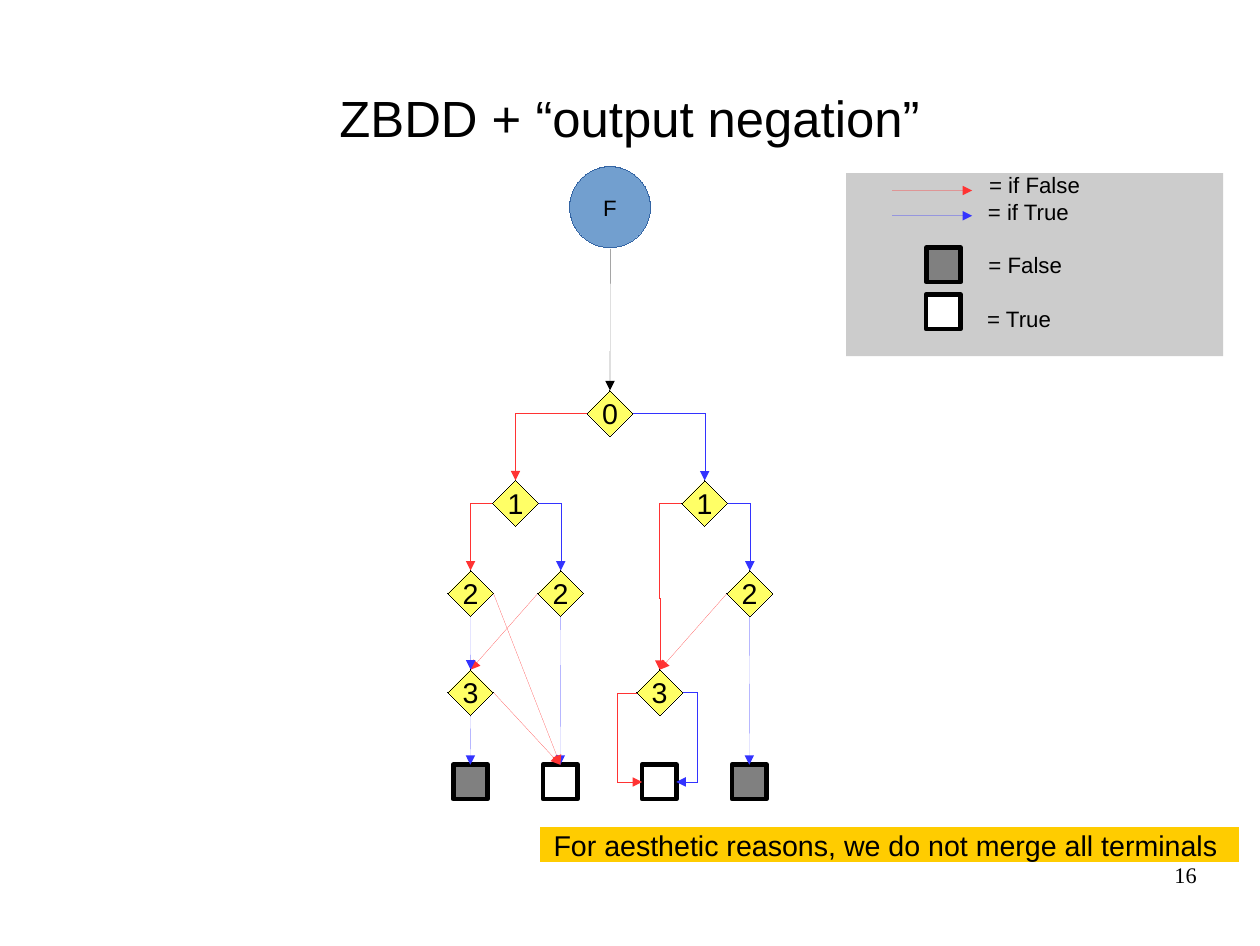
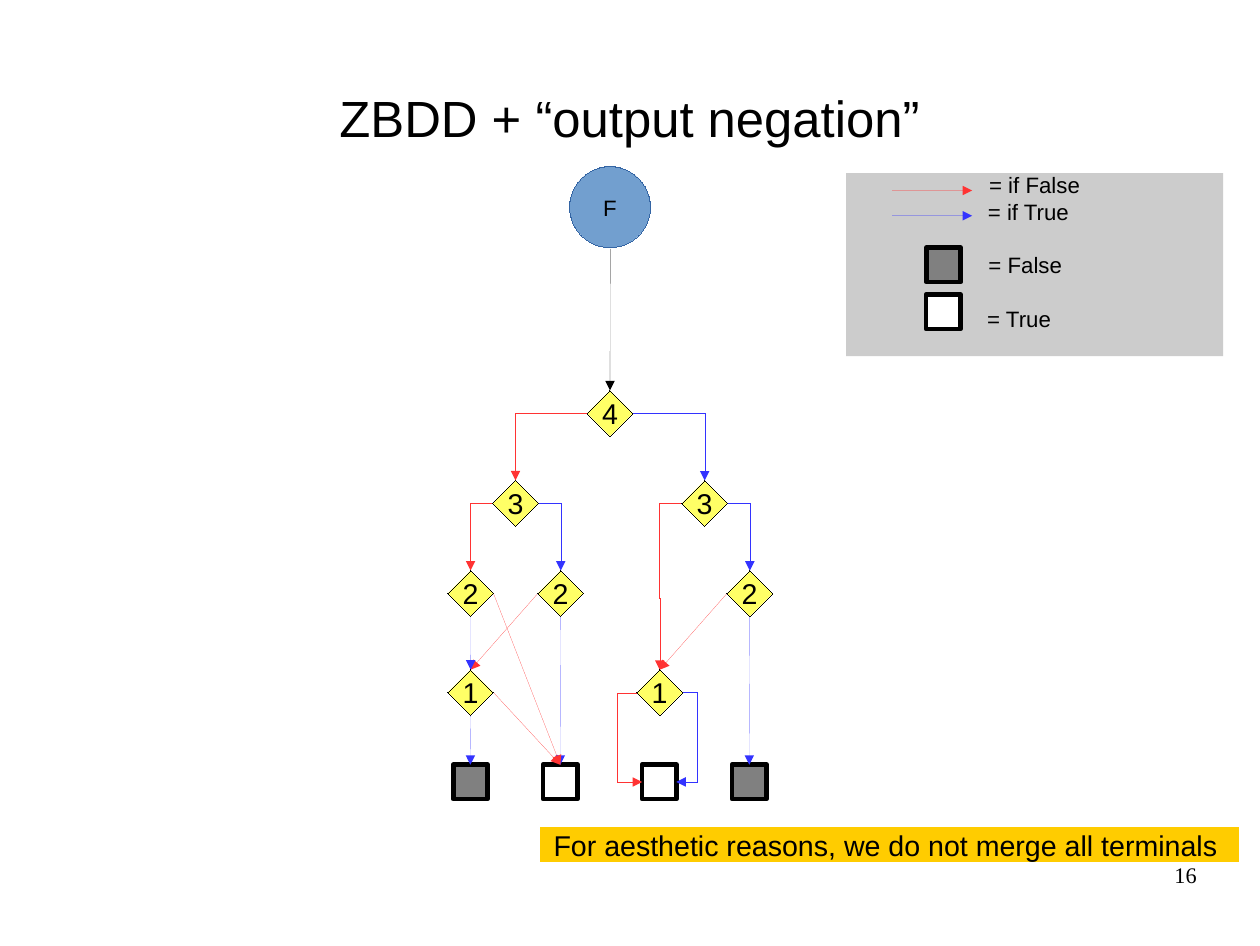
Before and after one commit to FenouilletLucas/DAGaml, a slide deck: slide 16 of doc/2017-06-19-odp/final.odp. Drawn at 1260x946 pixels with LibreOffice and Linux fonts; fonts in the diff are those of the drawing. Boxes give left, top, right and bottom in pixels: in the first picture for what was removed or moved away, otherwise in the second. Text is boxed around its words. In the diff, an @@ line names an element or a change of style, - is before the commit and + after.

Commit message:
update

```diff
--- a/doc/2017-06-19-odp/final.odp
+++ b/doc/2017-06-19-odp/final.odp
@@ text in diamond at (602, 404, 618, 430): text changed @@
-0
+4
@@ text in diamond at (508, 494, 524, 520): text changed @@
-1
+3
@@ text in diamond at (697, 494, 713, 520): text changed @@
-1
+3
@@ text in diamond at (463, 683, 479, 709): text changed @@
-3
+1
@@ text in diamond at (652, 683, 668, 709): text changed @@
-3
+1
```
